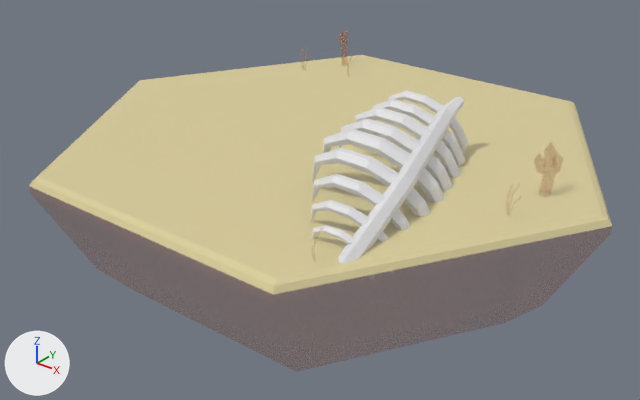
Before and after pictures for a commit that changed the FBX model Trucs_Graph/BoardGameEnvironment/scenes/Asset_Biome_Desert.fbx.
The view is the same before and after, from a camera (50 mm lens) standing at (3.8, -4.88, 2.46) and looking at (-0.02, -0.11, -0.5). Lighting does not change. The marker at lower left points along +X, +Y and +Z. Where no turn or scale is listed for an object, it has been applied to the vertices. Vertices at the same position are counted once.

Objects in the first picture: 'Asset_Tile_Desert', 'PolySurface_skeleton'.
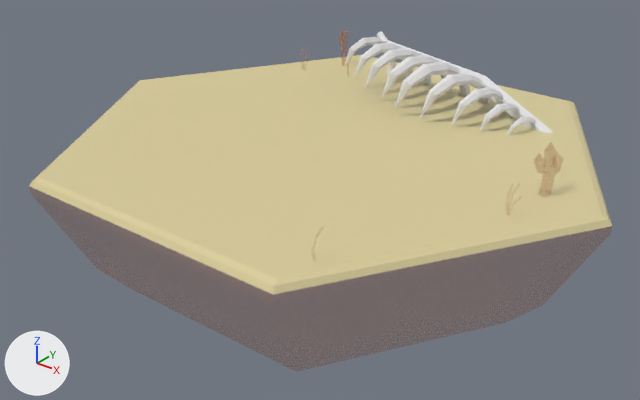
Changed parts and their boxes [x1, y1, x2, y2] in the pictures (640 x 400 px):
'PolySurface_skeleton', mesh turned, moved
    before: [311, 90, 468, 282]
    after: [344, 31, 553, 135]

What changed in the scene script:
```text
Change me_mesh_001:
    where me_mesh_001.from_pydata(...)  # 463 vertices, 458 faces; spans x -0.49..0.49, y -0.96..0.96, z -0.43..0.43
    used by ob_polysurface_skeleton; location = (0.84, -0.57, -0.001)
    me_mesh_001 part 1: the whole mesh is turned 68.3 degrees about the z axis through its middle
Change ob_polysurface_skeleton:
    ob_polysurface_skeleton.location: (0.84, -0.57, -0.001) -> (0.284, 1.057, -0.001)
```
